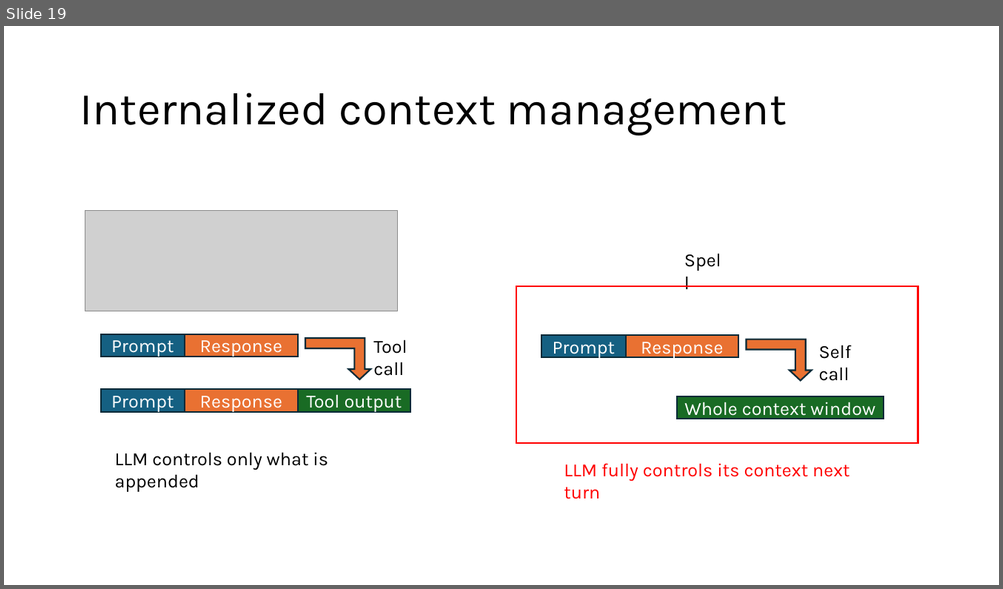
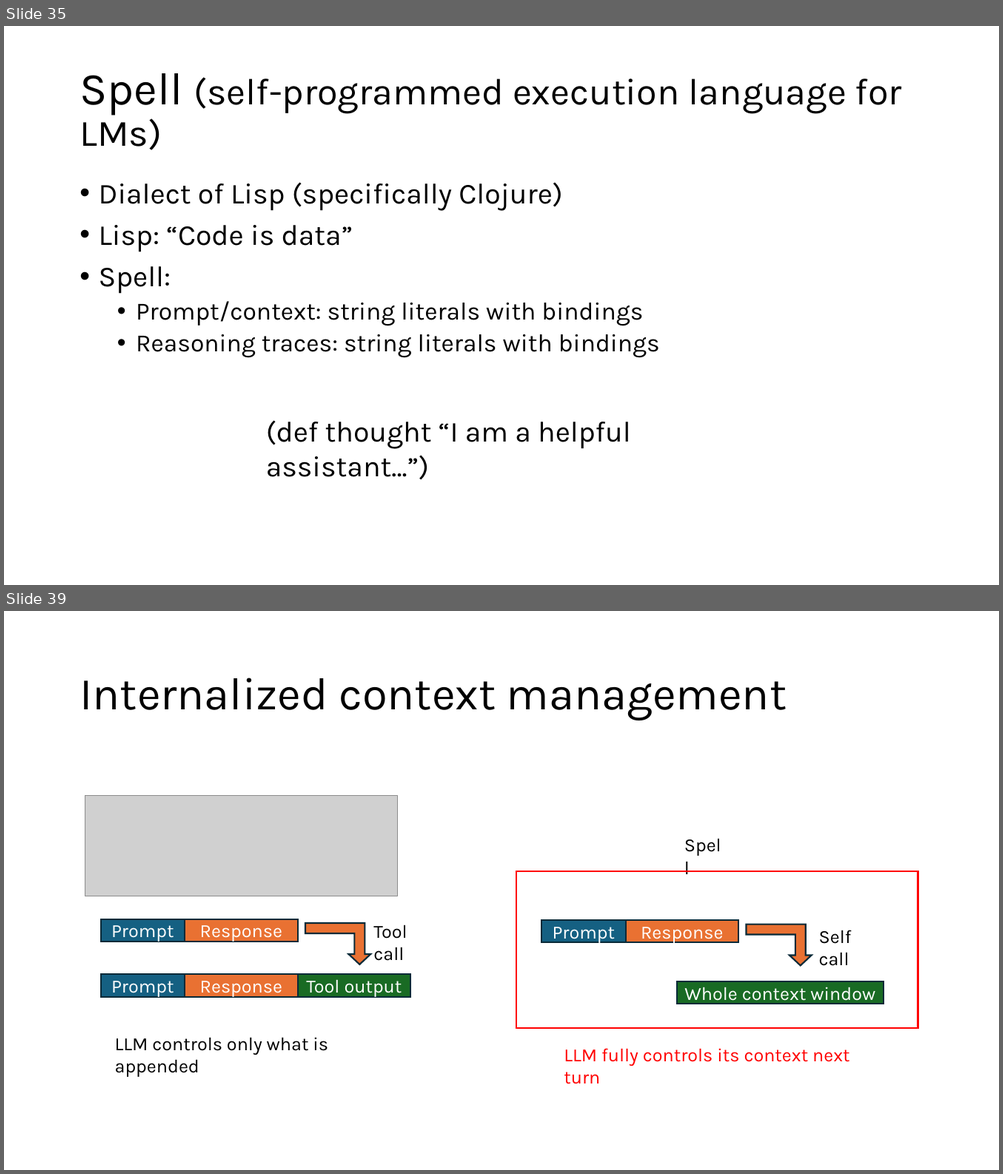
Before and after one commit to lukejoconnor/spell, a slide deck: writeup/spell-slides-030926.pptx. Shown one above the other, each under a label of ours: slide 19 before the commit, slides 35 and 39 after it; the slides between them are not shown. The pictures are 1003x589 and 1003x1174 pixels, drawn with LibreOffice and Linux fonts; fonts in the diff are those of the drawing; grey boxes stand for pictures. Boxes give left, top, right and bottom in pixels: in the first picture for what was removed or moved away, otherwise in the second. Text is boxed around its words. In the diff, an @@ line names an element or a change of style, - is before the commit and + after.

```diff
--- a/writeup/spell-slides-030926.pptx
+++ b/writeup/spell-slides-030926.pptx
@@ slide 35 added at (4,26,999,585), background #FFFFFF @@
@@ title added at (79,73,902,150), 36 pt, text #000000 @@
+Spell (self-programmed execution language for LMs)
@@ text added at (99,182,660,358), 24 pt, text #000000 @@
+• Dialect of Lisp (specifically Clojure)
+• Lisp: “Code is data”
+• Spell:
+  • Prompt/context: string literals with bindings
+  • Reasoning traces: string literals with bindings
@@ text added at (266,420,631,480), 28 pt, text #000000 @@
+(def thought “I am a helpful assistant…”)
@@ what was slide 19 is now slide 39 @@
```
Also in this commit, not shown: 11 slides changed, 23 other slides added, 1 slide removed, 10 other files.
